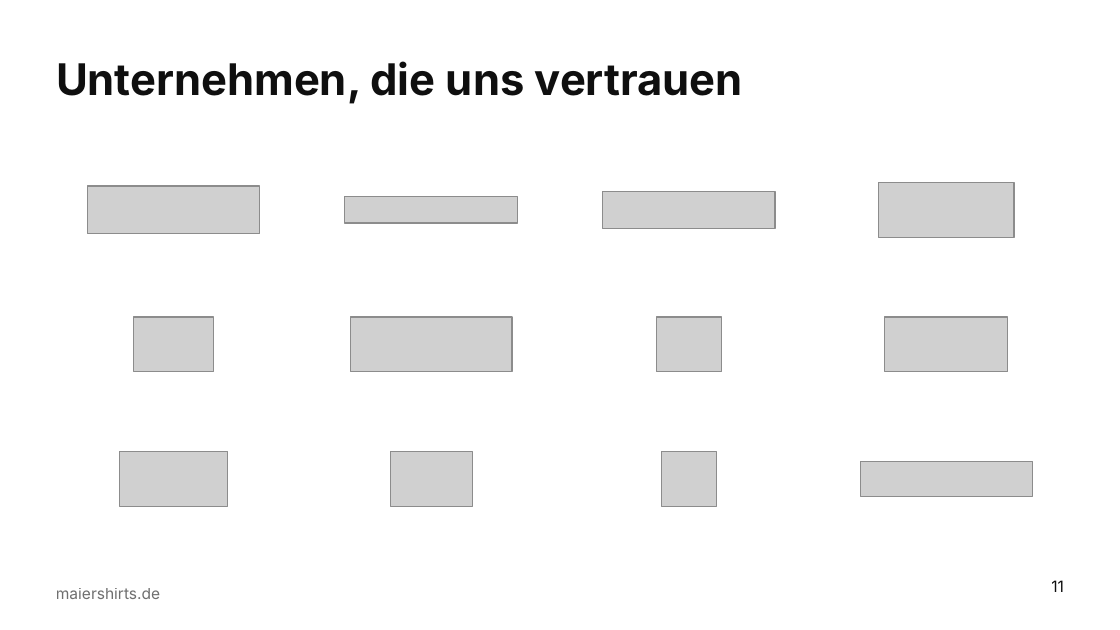
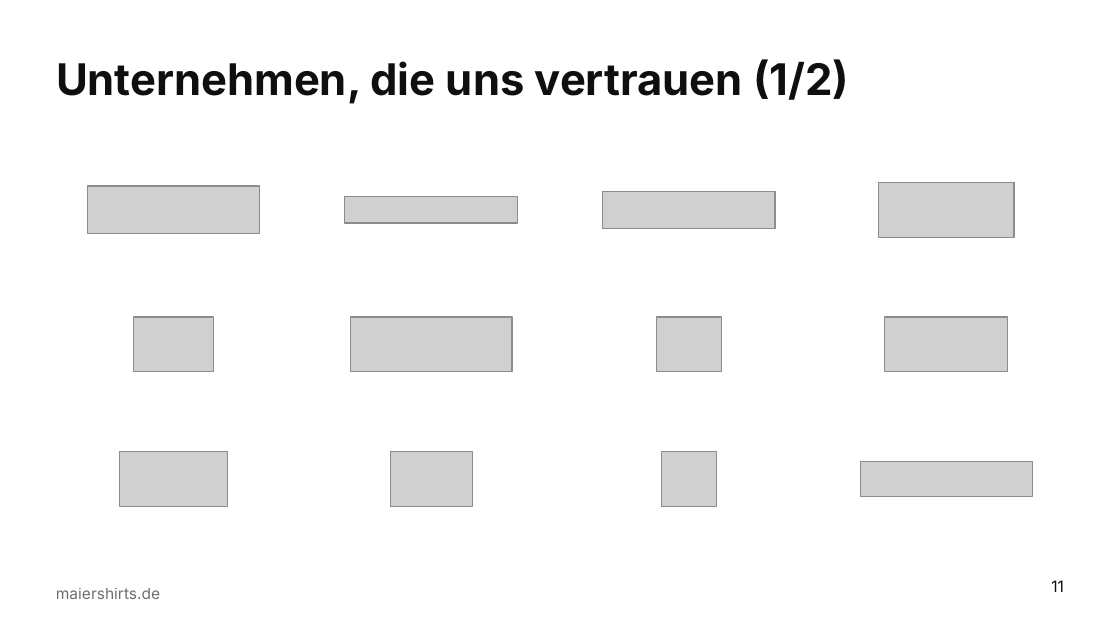
Before and after one commit to sm6161-eng/lexware-angebot-tool, a slide deck: slide 11 of presentation/dist/Maiershirts_Master.potx. Drawn at 1120x630 pixels with LibreOffice and Linux fonts; fonts in the diff are those of the drawing; grey boxes stand for pictures; background and template pictures are left out. Boxes give left, top, right and bottom in pixels: in the first picture for what was removed or moved away, otherwise in the second. Text is boxed around its words. In the diff, an @@ line names an element or a change of style, - is before the commit and + after.

```diff
--- a/presentation/dist/Maiershirts_Master.potx
+++ b/presentation/dist/Maiershirts_Master.potx
@@ title at [56,59,849,104]: text changed @@
-Unternehmen, die uns vertrauen
+Unternehmen, die uns vertrauen (1/2)
```
Also in this commit, not shown: 1 other slide changed, 1 slide added, 3 other files.
